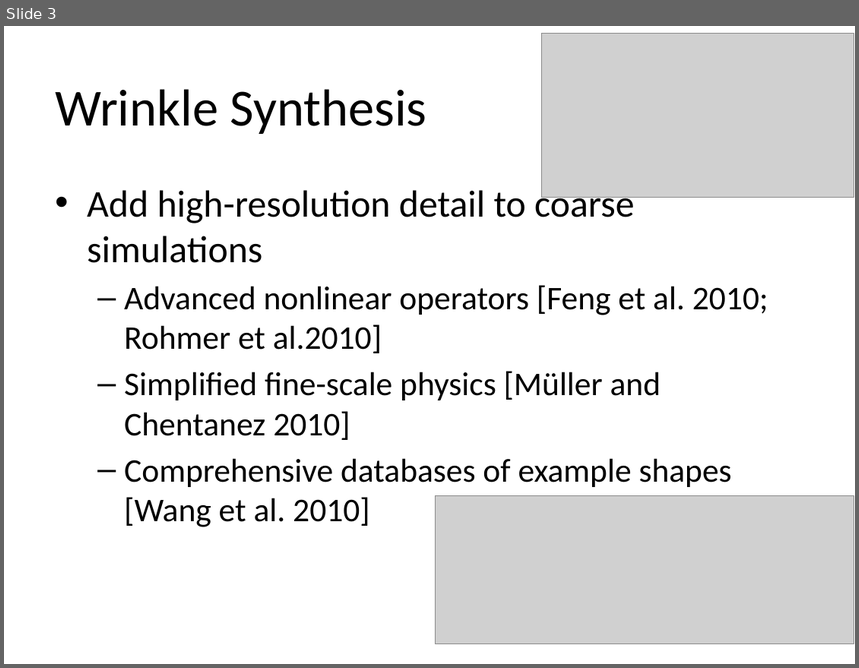
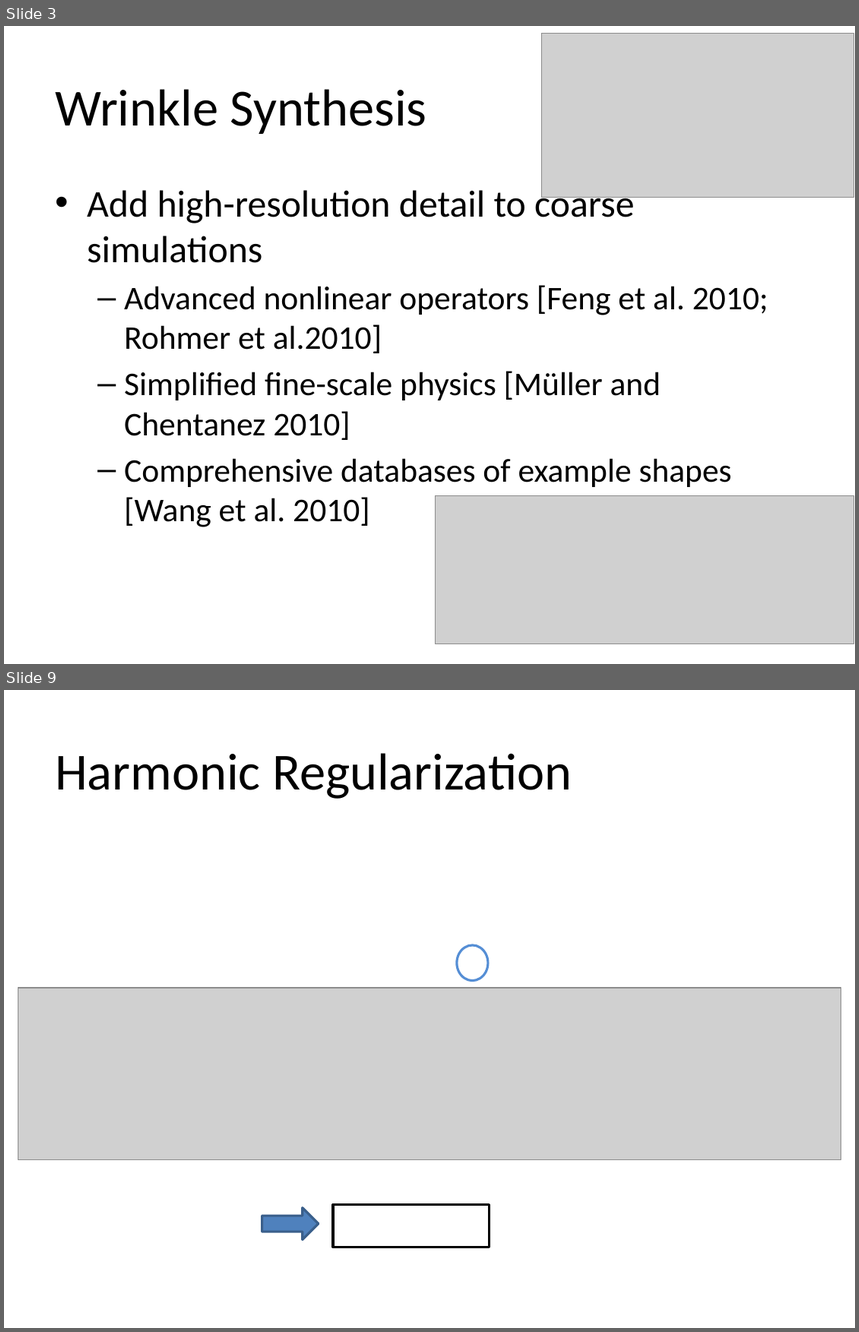
Before and after one commit to JiongCHEN/paper-reading, a slide deck: kavan11/template.pptx. Shown one above the other, each under a label of ours: slide 3 before the commit, slides 3 and 9 after it; the slides between them are not shown. The pictures are 859x668 and 859x1332 pixels, drawn with LibreOffice and Linux fonts; fonts in the diff are those of the drawing; grey boxes stand for pictures. Boxes give left, top, right and bottom in pixels: in the first picture for what was removed or moved away, otherwise in the second. Text is boxed around its words. In the diff, an @@ line names an element or a change of style, - is before the commit and + after.

```diff
--- a/kavan11/template.pptx
+++ b/kavan11/template.pptx
@@ slide 9 added at [4,690,855,1328], background #FFFFFF @@
@@ title added at [55,753,572,799], 44 pt, text #000000 @@
+Harmonic Regularization
@@ ellipse added at [457,945,488,981], outline #558ED5 2 pt @@
@@ picture added at [18,988,842,1160] @@
@@ right arrow added at [262,1208,318,1241], fill #4F81BD, outline #3A5F8C 2 pt @@
@@ rectangle added at [333,1205,489,1248], outline #000000 2 pt @@
```
Also in this commit, not shown: 1 slide changed, 13 other slides added.
